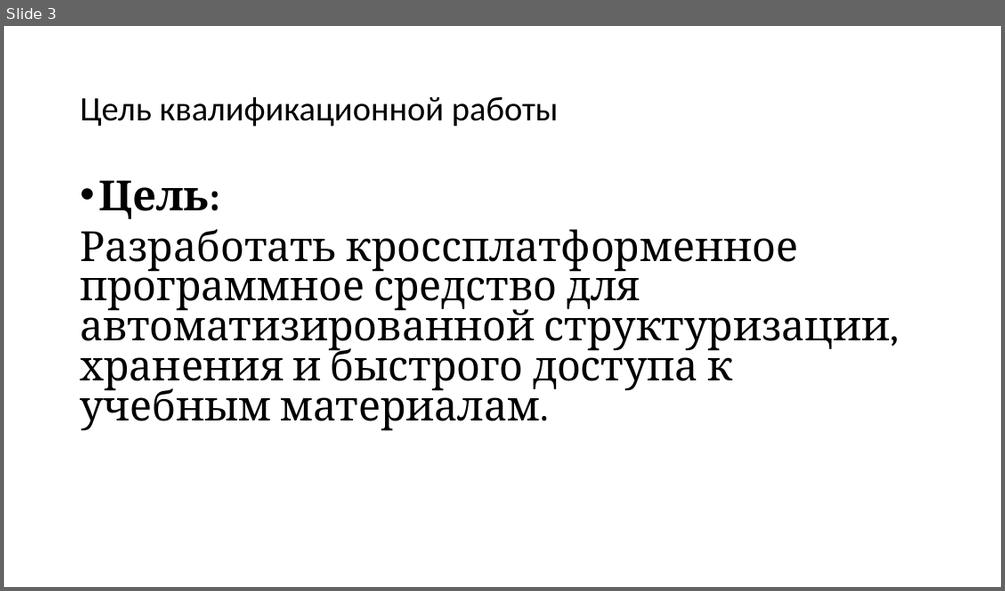
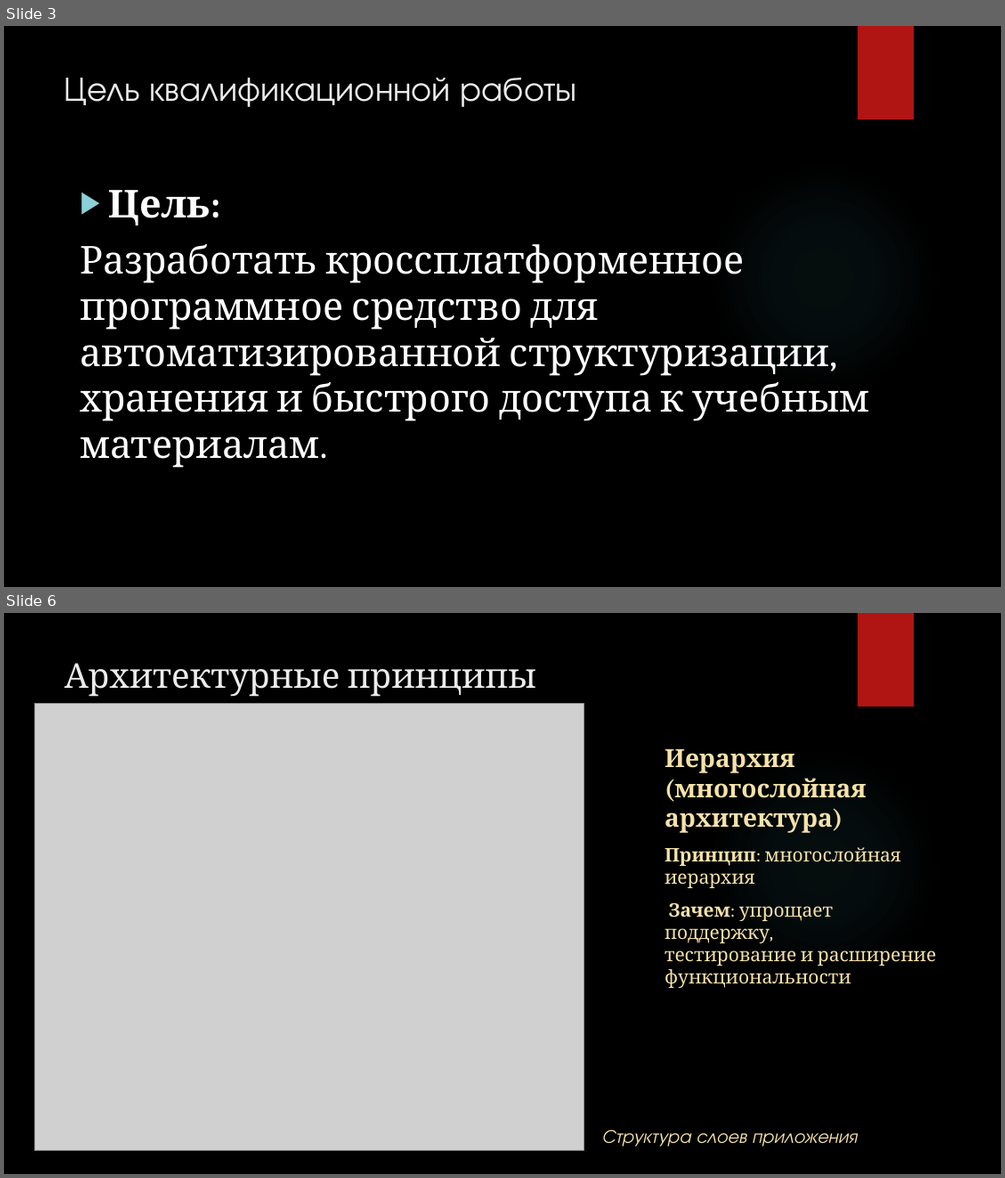
Before and after one commit to Ratilife/cheat_sheet5, a slide deck: docs/Диплом/Оригинал/Презинтация диплома.pptx. Shown one above the other, each under a label of ours: slide 3 before the commit, slides 3 and 6 after it; the slides between them are not shown. The pictures are 1005x591 and 1005x1178 pixels, drawn with LibreOffice and Linux fonts; fonts in the diff are those of the drawing; grey boxes stand for pictures; background and template pictures are left out. Boxes give left, top, right and bottom in pixels: in the first picture for what was removed or moved away, otherwise in the second. Text is boxed around its words. In the diff, an @@ line names an element or a change of style, - is before the commit and + after.

Commit message:
Подготовка дипломной работы

```diff
--- a/docs/Диплом/Оригинал/Презинтация диплома.pptx
+++ b/docs/Диплом/Оригинал/Презинтация диплома.pptx
@@ slide 6 added at (4, 613, 1001, 1174), background picture (left out); not listed: 2 template elements that a slide beside it also shows @@
@@ title added at (65, 663, 536, 697), 33 pt, text #EBEBEB @@
+Архитектурные принципы
@@ picture added at (34, 704, 584, 1151) @@
@@ text added at (664, 749, 936, 988), 18 pt, text #F5E2A9 @@
+Иерархия (многослойная архитектура)
+Принцип: многослойная иерархия
+Зачем: упрощает поддержку, тестирование и расширение функциональности
@@ text added at (601, 1129, 857, 1146), 18 pt, text #F5E2A9, italic @@
+Структура слоев приложения
@@ slide 3 changed as well @@
@@ background #FFFFFF to picture (left out) @@
@@ rectangle added at (858, 26, 914, 119), fill #B01513 @@
@@ title "Цель квалификационной работы": place and size @@
-title "Цель квалификационной работы" at (80, 97, 558, 127)
+title "Цель квалификационной работы" at (65, 78, 577, 107)
@@ title "Цель квалификационной работы" at (65, 78, 577, 107): font Calibri to TeX Gyre Adventor, text colour #000000 to #EBEBEB; line spacing 0.9 to 1; vertical alignment middle to top @@
@@ text "Цель:" at (80, 190, 870, 467): size 40 to 37 pt, text colour #000000 to #FFFFFF; bullet • to ▶; line spacing 0.8 to 1 @@
@@ ellipse added at (708, 163, 938, 394), fill gradient #50B9C1 @@
```
Also in this commit, not shown: 11 other slides changed, 5 other slides added, 1 slide removed, 2 other files.
